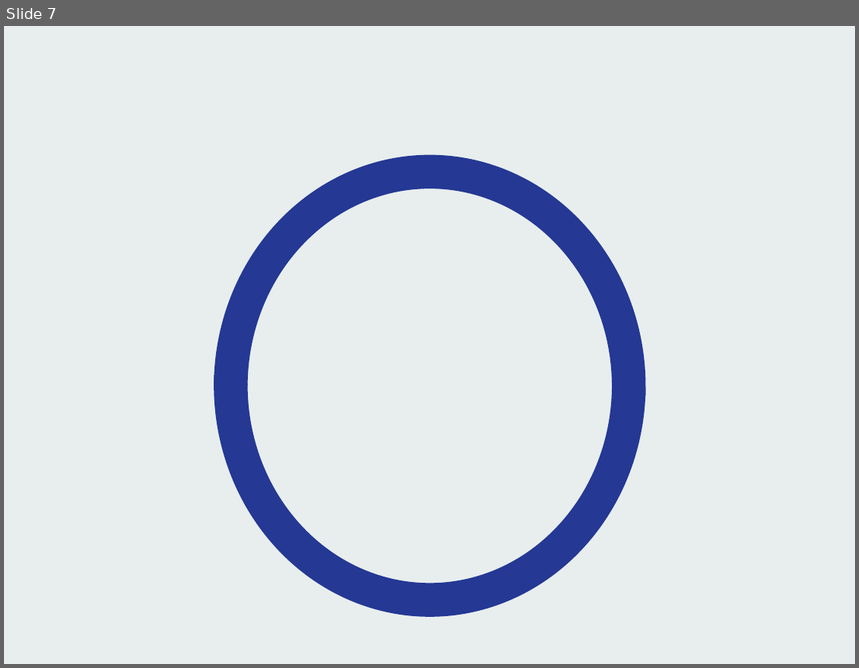
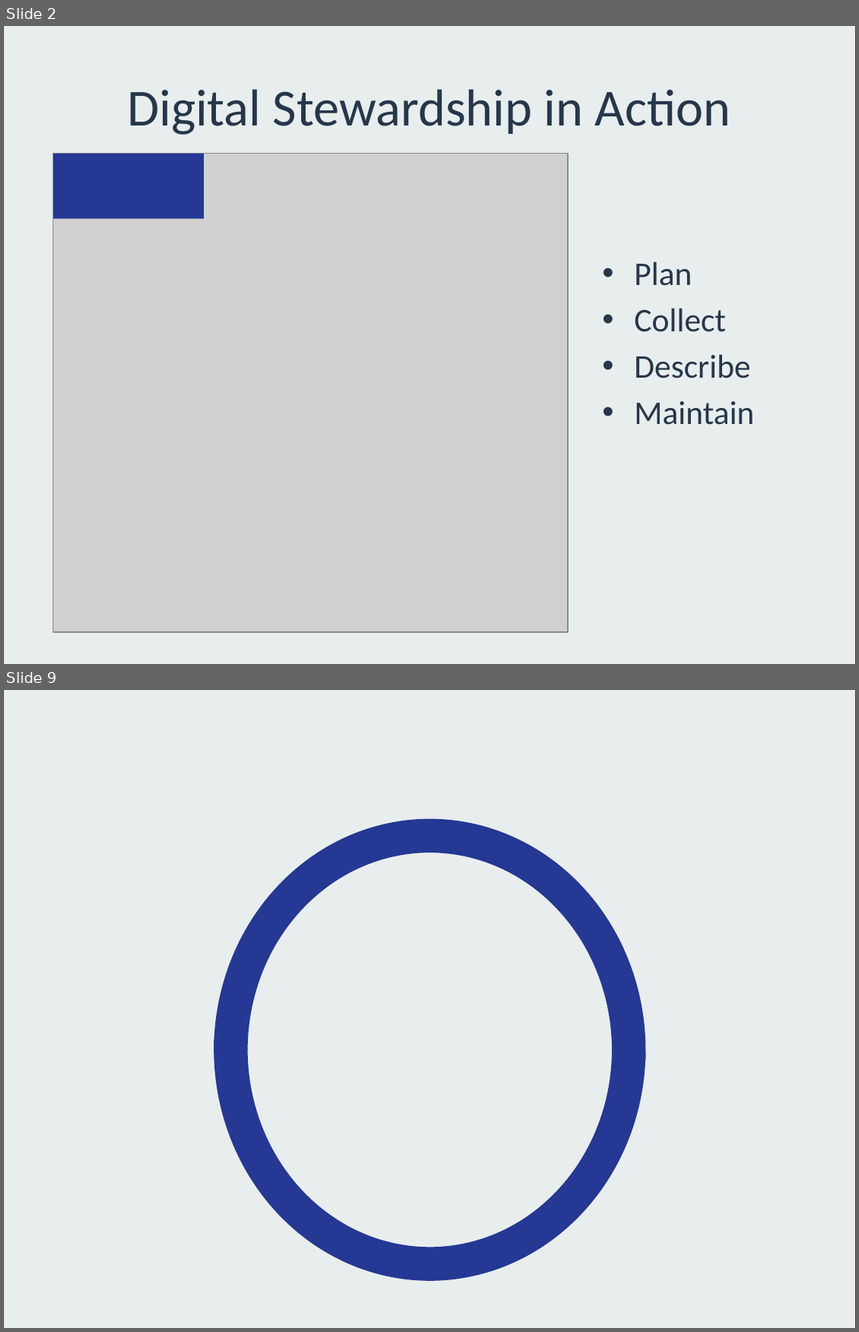
Before and after one commit to sarahjeansweeney/various_files, a slide deck: Presentations/Open Repositories 2016/Digital Stewardship/DigitalStewardship.pptx. Shown one above the other, each under a label of ours: slide 7 before the commit, slides 2 and 9 after it; the slides between them are not shown. The pictures are 859x668 and 859x1332 pixels, drawn with LibreOffice and Linux fonts; fonts in the diff are those of the drawing; grey boxes stand for pictures. Boxes give left, top, right and bottom in pixels: in the first picture for what was removed or moved away, otherwise in the second. Text is boxed around its words. In the diff, an @@ line names an element or a change of style, - is before the commit and + after.

```diff
--- a/Presentations/Open Repositories 2016/Digital Stewardship/DigitalStewardship.pptx
+++ b/Presentations/Open Repositories 2016/Digital Stewardship/DigitalStewardship.pptx
@@ slide 2 added at [4,26,855,664], background #E8EEED @@
@@ title added at [127,89,731,135], 44 pt, text #26374B @@
+Digital Stewardship in Action
@@ picture added at [53,154,567,633] @@
@@ rectangle added at [53,154,204,219], fill #243894 @@
@@ text added at [634,262,754,425], 28 pt, text #26374B @@
+• Plan
+• Collect
+• Describe
+• Maintain
@@ what was slide 7 is now slide 9 @@
```
Also in this commit, not shown: 2 slides changed, 5 other slides added, 4 slides removed.
